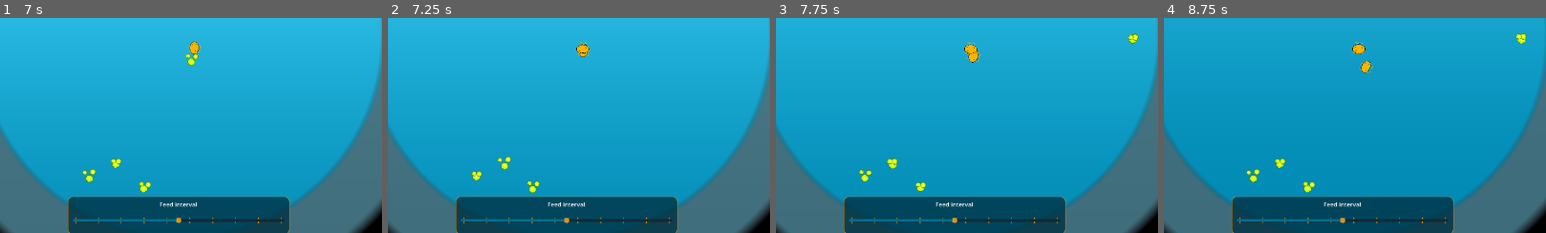
Above: before the commit, frames 1-4 (left to right).
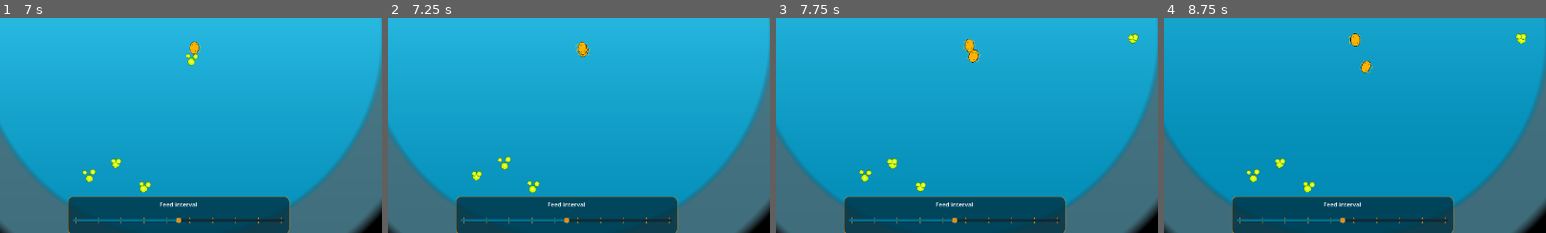
Above: after the commit, the same moments.

Repository: MisterIXI/chili-code-jam-4
Game: Godot game, scene res://entities/game/intro_scene.tscn
The game is run twice, just before and just after one commit, with the same random seed, the same clock (stepped at 60 frames per second) and the same inputs. The engine's default icon, where the game draws it, is replaced by a stand-in: a white triangle on a blue panel in a dark square.
Inputs (mouse positions are % of the whole screen's width and height, from its top left):
- Up to frame 1 (7 s): click (10, 33) at 0.52 s; type "Alex" at 0.6 s; click "Start" at 1.25 s; tap Enter at 2, 3.5, 5.75 s; move the mouse to (53, 8) at 2.02 s; tap 1 (hotkey_1) every 0.75 s from 2.1 to 6.6 s; click (53, 8) at 2.17 s; tap Space at 2.75, 4.25 s; move the mouse to (30, 55) at 2.77 s; click (30, 55) at 2.92 s; move the mouse to (60, 28) at 3.52 s; click (60, 28) at 3.67 s; move the mouse to (45, 70) at 4.27 s; click (45, 70) at 4.42 s; move the mouse to (80, 65) at 5.02 s; click (80, 65) at 5.17 s; move the mouse to (20, 35) at 5.77 s; click (20, 35) at 5.92 s; move the mouse to (55, 50) at 6.52 s; click (55, 50) at 6.67 s
- Up to frame 2 (7.25 s): no input
- Up to frame 3 (7.75 s): move the mouse to (35, 25) at 7.27 s; tap 1 (hotkey_1) at 7.35 s; click (35, 25) at 7.42 s
- Up to frame 4 (8.75 s): tap Space at 8 s; move the mouse to (72, 45) at 8.02 s; tap 1 (hotkey_1) at 8.1 s; click (72, 45) at 8.17 s
The pictures show only the part of the screen within x 26-76%, y 46-96%; the shares and areas given below are measured in that part.

Frame 1 is identical in both runs. In frame 2, 0.1% of the frame differs, in the area x 49-53%, y 11-18%; in frame 3, 0.1%; in frame 4, 0.3%, in the area x 48-53%, y 7-17%.

Commit message:
spawn improvements

Diff:
--- a/entities/bacteria/smart_bacteria.gd
+++ b/entities/bacteria/smart_bacteria.gd
@@ -45,7 +45,7 @@
 	if splitting_cd <= 0 and eaten_food > 0:
 		# print("split: ", splitting_cd, "  food: ", eaten_food)
 		# split into two cells
-		spawn_mgr.instant_spawn(global_position)
+		spawn_mgr.instant_spawn(self)
 		splitting_cd = spawn_mgr.cooldown
 		eaten_food -= 1
 
--- a/entities/bacteria/spawn_manager.gd
+++ b/entities/bacteria/spawn_manager.gd
@@ -79,29 +79,29 @@
 	var real_spawn_count: int = floor(count * real_mult)
 	fake_bacteria_count += count * (1.0 - real_mult)
 	for i in range(real_spawn_count):
-		_spawn_bacteria((Vector2.RIGHT * randf() * SPAWN_RADIUS).rotated(randf() * PI * 2))
+		_spawn_bacteria((Vector2.RIGHT * randf() * SPAWN_RADIUS).rotated(randf() * PI * 2), randf() * 2 * PI)
 	spawn_accum += real_spawn_count
 	_add_player_progress(floor(count))
 
-func instant_spawn(_pos : Vector2) ->void:
+func instant_spawn(source_bacteria: SmartBacteria) ->void:
 	var real_bac_count = get_child_count()
 	if real_bac_count + fake_bacteria_count + 1 >= current_spawn_cap:
 		# cancel spawn when this would exceed spawn cap
 		return
 	var is_real_spawn: bool = randf() < real_spawn_curve.sample(float(real_bac_count) / GameData.s_max_bacterias)
 	if is_real_spawn:
-		_spawn_bacteria(_pos)
+		_spawn_bacteria(source_bacteria.global_position, -source_bacteria.rotation, -source_bacteria.linear_velocity / 2.0)
 		spawn_accum += 1
 	else:
 		fake_bacteria_count += 1.0
 	_add_player_progress(1)
 
-
-
-func _spawn_bacteria(pos: Vector2) -> void:
+func _spawn_bacteria(pos: Vector2, rotation: float = 0.0, velocity: Vector2 = Vector2.ZERO) -> void:
 	var bacteria: SmartBacteria = SMART_BACTERIA_SCENE.instantiate()
 	add_child(bacteria)
 	bacteria.global_position = pos
+	bacteria.linear_velocity = velocity
+	bacteria.rotation = rotation
 	bacteria.health = start_health
 	SoundManager.play_division_sound()
 
@@ -109,8 +109,6 @@
 	var food: Food = FOOD_SCENE.instantiate()
 	food_root.add_child(food)
 	food.global_position = (Vector2.RIGHT * randf() * SPAWN_RADIUS).rotated(randf() * PI * 2)
-	var tween = food.create_tween()
-	# tween.tween_interval()
 
 func _add_player_progress(_count :int) ->void:
 	## add bacterias to stats
